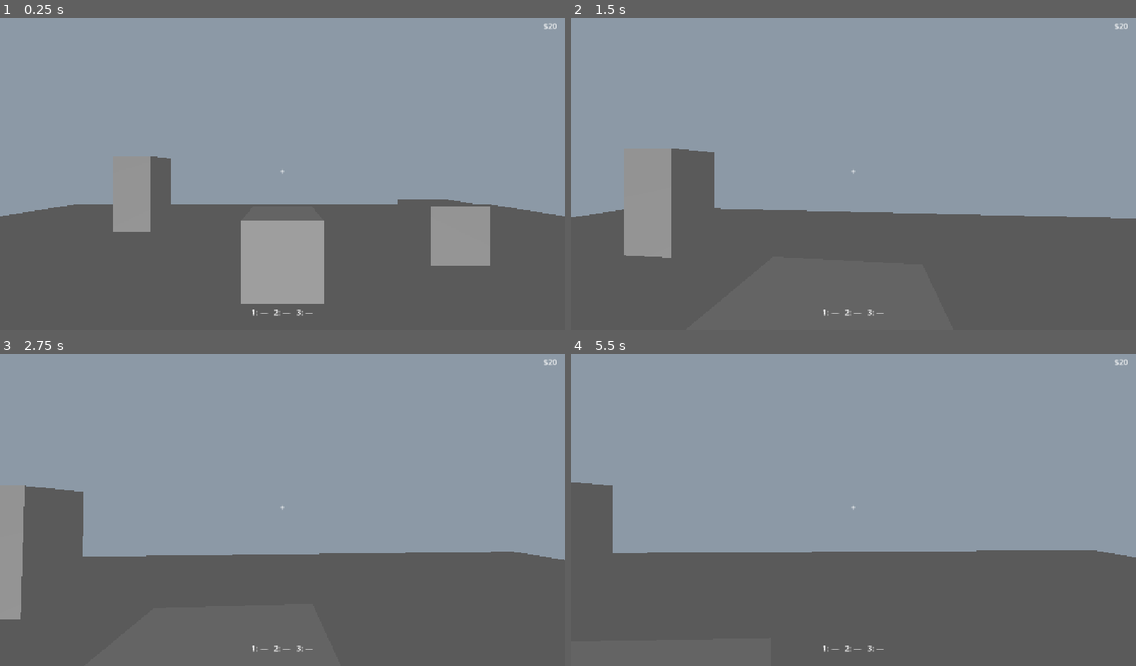
Above: before the commit, frames 1-4 (two rows, left to right).
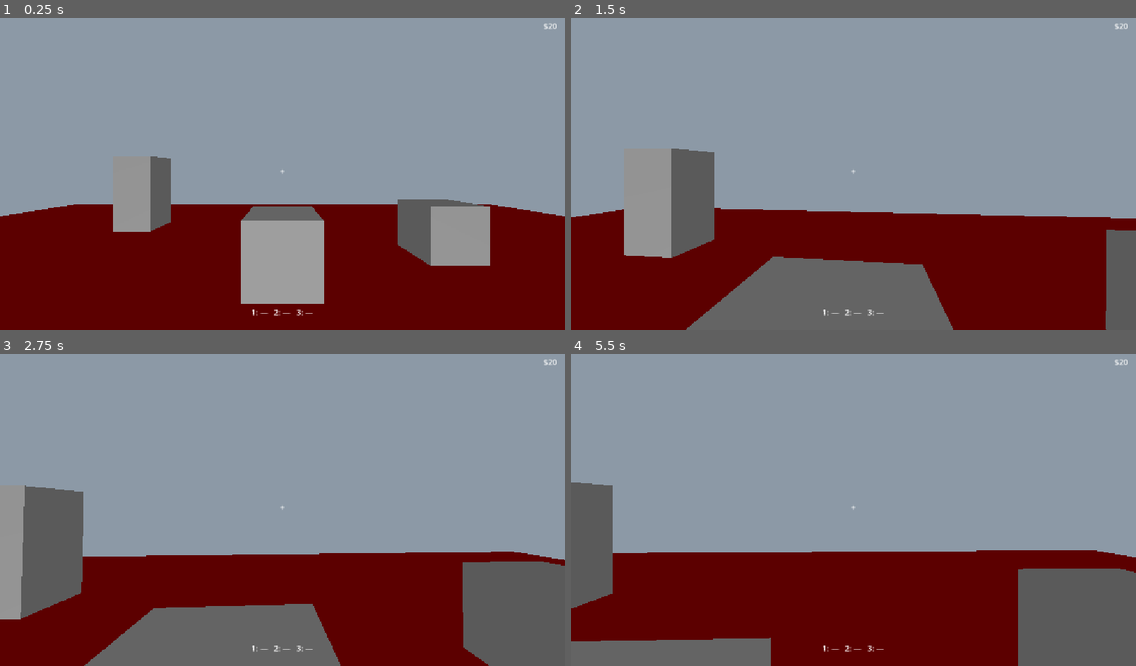
Above: after the commit, the same moments.

Repository: Hykev/game_dev_snacks
Game: Godot game, scene res://scenes/world/test_room.tscn
Same seed, same stepped clock (60 frames per second), same inputs: the game is played once before the commit and once after it.
Inputs (mouse positions are in pixels of both pictures, inside the frame that each line leads up to):
- Up to frame 1 (0.25 s): no input
- Up to frame 2 (1.5 s): tap Enter at 0.5 s; move the mouse to (881, 170) at 0.52 s; hold E (interact) 0.53-1.28 s; hold W (move_forward) from 0.53 s (still down); move the mouse to (825, 174) at 1.27 s; tap E (interact) at 1.35 s
- Up to frame 3 (2.75 s): keep holding W (move_forward); move the mouse to (293, 500) at 2.02 s; hold Shift (sprint) from 2.03 s (still down); tap E (interact) at 2.3 s
- Up to frame 4 (5.5 s): keep holding W (move_forward); move the mouse to (847, 513) at 2.77 s; release Shift (sprint) at 2.78 s; tap E (interact) at 2.85, 4.55 s; tap Space at 3.5 s; move the mouse to (893, 510) at 3.52 s; hold E (interact) 3.53-4.28 s; move the mouse to (808, 503) at 4.27 s; tap Shift (sprint) at 4.35 s; tap Enter at 5 s; move the mouse to (859, 506) at 5.02 s; hold E (interact) from 5.03 s (still down)

The runs differ from the first frame. In frame 1, 31% of the frame differs, in the area x 0-100%, y 59-100%; in frame 2, 25%; in frame 3, 20%; in frame 4, 26%.

Commit message:
test_room: piso de color para distinguir los bloques; grab con clic izquierdo
Co-Authored-By: Claude Opus 5.5 <noreply@anthropic.com>

Diff:
--- a/vending-machine-game/project.godot
+++ b/vending-machine-game/project.godot
@@ -88,7 +88,7 @@
 }
 grab={
 "deadzone": 0.2,
-"events": [Object(InputEventMouseButton,"resource_local_to_s …(115 unchanged characters)… alse,"meta_pressed":false,"button_mask":2,"position":Vector2(377, 22),"global_position":Vector2(386, 70),"factor":1.0,"button_index":2,"canceled":false,"pressed":true,"double_click":false,"script":null)
+"events": [Object(InputEventMouseButton,"resource_local_to_s …(115 unchanged characters)… alse,"meta_pressed":false,"button_mask":1,"position":Vector2(147, 17),"global_position":Vector2(156, 65),"factor":1.0,"button_index":1,"canceled":false,"pressed":true,"double_click":false,"script":null)
 ]
 }
 
--- a/vending-machine-game/scenes/world/test_room.tscn
+++ b/vending-machine-game/scenes/world/test_room.tscn
@@ -1,9 +1,9 @@
-[gd_scene format=3]
+[gd_scene format=3 uid="uid://c2jpx5kign0t5"]
 
 [ext_resource type="PackedScene" path="res://scenes/player/player.tscn" id="1_player"]
 [ext_resource type="PackedScene" path="res://scenes/ui/hud/hud.tscn" id="2_hud"]
-[ext_resource type="Script" path="res://scenes/world/interactables/debug_interact_cube.gd" id="3_debug_cube"]
-[ext_resource type="Script" path="res://scenes/world/interactables/interactable.gd" id="4_interactable"]
+[ext_resource type="Script" uid="uid://bixt56p22aq3p" path="res://scenes/world/interactables/debug_interact_cube.gd" id="3_debug_cube"]
+[ext_resource type="Script" uid="uid://ddhupav2nq455" path="res://scenes/world/interactables/interactable.gd" id="4_interactable"]
 [ext_resource type="PackedScene" path="res://scenes/world/interactables/vending_machine.tscn" id="5_machine"]
 [ext_resource type="PackedScene" path="res://scenes/ui/vending/vending_panel.tscn" id="6_vending_panel"]
 [ext_resource type="PackedScene" path="res://scenes/eating/eating_station.tscn" id="7_station"]
@@ -14,6 +14,9 @@
 ambient_light_source = 2
 ambient_light_color = Color(1, 1, 1, 1)
 ambient_light_energy = 0.4
+
+[sub_resource type="StandardMaterial3D" id="StandardMaterial3D_5cmiw"]
+albedo_color = Color(0.5546875, 0.028167725, 0.028167725, 1)
 
 [sub_resource type="BoxMesh" id="BoxMesh_floor"]
 size = Vector3(20, 0.2, 20)
@@ -28,66 +31,67 @@
 [sub_resource type="BoxShape3D" id="BoxShape3D_interact"]
 size = Vector3(1.1, 1.1, 1.1)
 
-[node name="TestRoom" type="Node3D"]
+[node name="TestRoom" type="Node3D" unique_id=1558570043]
 
-[node name="WorldEnvironment" type="WorldEnvironment" parent="."]
+[node name="WorldEnvironment" type="WorldEnvironment" parent="." unique_id=1500373966]
 environment = SubResource("Environment_room")
 
-[node name="DirectionalLight3D" type="DirectionalLight3D" parent="."]
+[node name="DirectionalLight3D" type="DirectionalLight3D" parent="." unique_id=396678801]
 transform = Transform3D(1, 0, 0, 0, 0.6428, -0.766, 0, 0.766, 0.6428, 0, 5, 0)
 
-[node name="Floor" type="StaticBody3D" parent="."]
+[node name="Floor" type="StaticBody3D" parent="." unique_id=1478460165]
 transform = Transform3D(1, 0, 0, 0, 1, 0, 0, 0, 1, 0, -0.1, 0)
 
-[node name="MeshInstance3D" type="MeshInstance3D" parent="Floor"]
+[node name="MeshInstance3D" type="MeshInstance3D" parent="Floor" unique_id=1818178986]
+material_overlay = SubResource("StandardMaterial3D_5cmiw")
 mesh = SubResource("BoxMesh_floor")
 
-[node name="CollisionShape3D" type="CollisionShape3D" parent="Floor"]
+[node name="CollisionShape3D" type="CollisionShape3D" parent="Floor" unique_id=2129548279]
 shape = SubResource("BoxShape3D_floor")
 
-[node name="CubeA" type="StaticBody3D" parent="."]
+[node name="CubeA" type="StaticBody3D" parent="." unique_id=325695123]
 transform = Transform3D(1, 0, 0, 0, 1, 0, 0, 0, 1, 3, 0.5, -4)
 
-[node name="MeshInstance3D" type="MeshInstance3D" parent="CubeA"]
+[node name="MeshInstance3D" type="MeshInstance3D" parent="CubeA" unique_id=664403398]
 mesh = SubResource("BoxMesh_cube")
 
-[node name="CollisionShape3D" type="CollisionShape3D" parent="CubeA"]
+[node name="CollisionShape3D" type="CollisionShape3D" parent="CubeA" unique_id=1973284993]
 shape = SubResource("BoxShape3D_cube")
 
-[node name="CubeB" type="StaticBody3D" parent="."]
+[node name="CubeB" type="StaticBody3D" parent="." unique_id=929028456]
 transform = Transform3D(1, 0, 0, 0, 2, 0, 0, 0, 1, -4, 1, -6)
 
-[node name="MeshInstance3D" type="MeshInstance3D" parent="CubeB"]
+[node name="MeshInstance3D" type="MeshInstance3D" parent="CubeB" unique_id=751315855]
 mesh = SubResource("BoxMesh_cube")
 
-[node name="CollisionShape3D" type="CollisionShape3D" parent="CubeB"]
+[node name="CollisionShape3D" type="CollisionShape3D" parent="CubeB" unique_id=761120835]
 shape = SubResource("BoxShape3D_cube")
 
-[node name="DebugCube" type="StaticBody3D" parent="."]
+[node name="DebugCube" type="StaticBody3D" parent="." unique_id=2131680498]
 transform = Transform3D(1, 0, 0, 0, 1, 0, 0, 0, 1, 0, 0.5, -3)
 script = ExtResource("3_debug_cube")
 
-[node name="MeshInstance3D" type="MeshInstance3D" parent="DebugCube"]
+[node name="MeshInstance3D" type="MeshInstance3D" parent="DebugCube" unique_id=279607975]
 mesh = SubResource("BoxMesh_cube")
 
-[node name="CollisionShape3D" type="CollisionShape3D" parent="DebugCube"]
+[node name="CollisionShape3D" type="CollisionShape3D" parent="DebugCube" unique_id=669301819]
 shape = SubResource("BoxShape3D_cube")
 
-[node name="Interactable" type="Area3D" parent="DebugCube"]
+[node name="Interactable" type="Area3D" parent="DebugCube" unique_id=1520793660]
 script = ExtResource("4_interactable")
 prompt_text = "Probar"
 
-[node name="CollisionShape3D" type="CollisionShape3D" parent="DebugCube/Interactable"]
+[node name="CollisionShape3D" type="CollisionShape3D" parent="DebugCube/Interactable" unique_id=105879567]
 shape = SubResource("BoxShape3D_interact")
 
-[node name="Player" parent="." instance=ExtResource("1_player")]
+[node name="Player" parent="." unique_id=552234118 instance=ExtResource("1_player")]
 
-[node name="VendingMachine" parent="." instance=ExtResource("5_machine")]
+[node name="VendingMachine" parent="." unique_id=1319258141 instance=ExtResource("5_machine")]
 transform = Transform3D(1, 0, 0, 0, 1, 0, 0, 0, 1, 5, 1, -1)
 
-[node name="EatingStation" parent="." instance=ExtResource("7_station")]
+[node name="EatingStation" parent="." unique_id=947374215 instance=ExtResource("7_station")]
 transform = Transform3D(-1, 0, 0, 0, 1, 0, 0, 0, -1, 1, 0, 4)
 
-[node name="HUD" parent="." instance=ExtResource("2_hud")]
+[node name="HUD" parent="." unique_id=414677038 instance=ExtResource("2_hud")]
 
-[node name="VendingPanel" parent="." instance=ExtResource("6_vending_panel")]
+[node name="VendingPanel" parent="." unique_id=1919004749 instance=ExtResource("6_vending_panel")]
